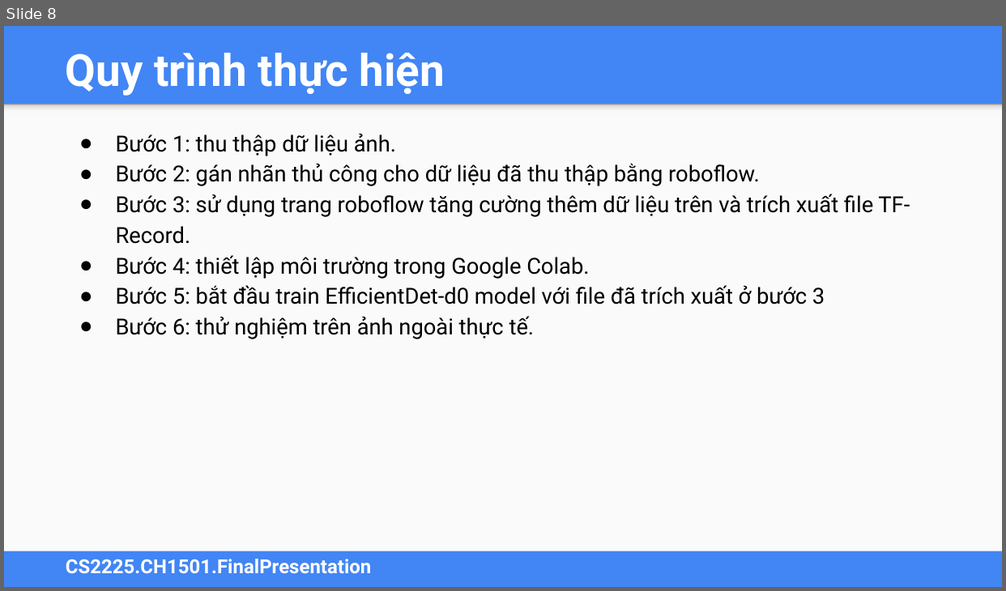
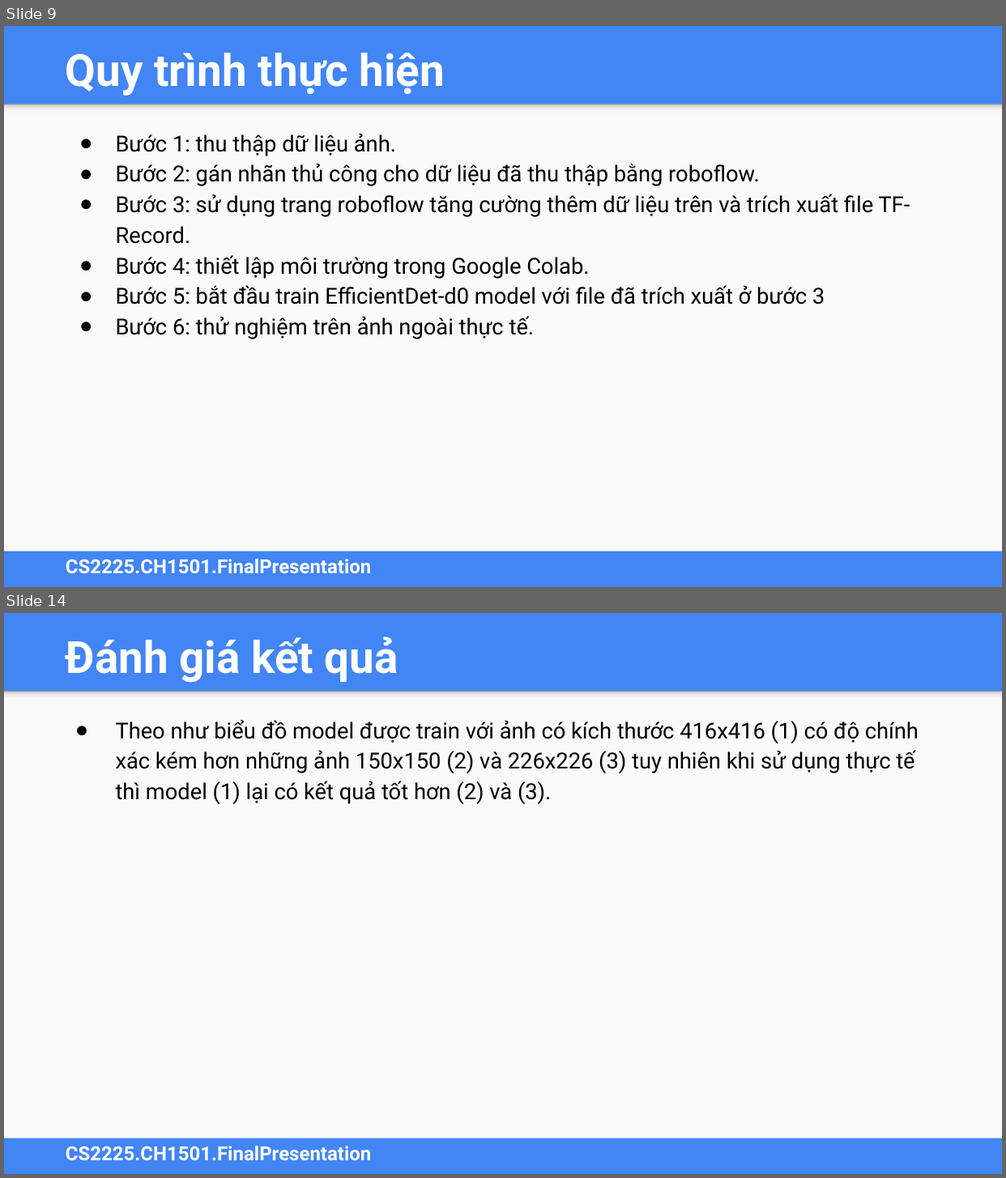
Before and after one commit to MaiNga-uit/CS2225.CH1507, a slide deck: CS2225.BaoCaoCuoiKy.pptx. Shown one above the other, each under a label of ours: slide 8 before the commit, slides 9 and 14 after it; the slides between them are not shown. The pictures are 1006x591 and 1006x1178 pixels, drawn with LibreOffice and Linux fonts; fonts in the diff are those of the drawing. Boxes give left, top, right and bottom in pixels: in the first picture for what was removed or moved away, otherwise in the second. Text is boxed around its words. In the diff, an @@ line names an element or a change of style, - is before the commit and + after.

Commit message:
update dataset distribution for training and testing update model judgement

```diff
--- a/CS2225.BaoCaoCuoiKy.pptx
+++ b/CS2225.BaoCaoCuoiKy.pptx
@@ slide 14 added at bbox=[4, 613, 1002, 1174], background #4285F4; not listed: 3 template elements that a slide beside it also shows @@
@@ title added at bbox=[66, 636, 398, 683], 32 pt, text #FFFFFF, bold @@
+Đánh giá kết quả
@@ text added at bbox=[116, 720, 918, 804], 16 pt, text #000000 @@
+● Theo như biểu đồ model được train với ảnh có kích thước 416x416 (1) có độ chính xác kém hơn những ảnh 150x150 (2) và 226x226 (3) tuy nhiên khi sử dụng thực tế thì model (1) lại có kết quả tốt hơn (2) và (3).
@@ what was slide 8 is now slide 9 @@
```
Also in this commit, not shown: 6 slides changed, 2 other slides added.
